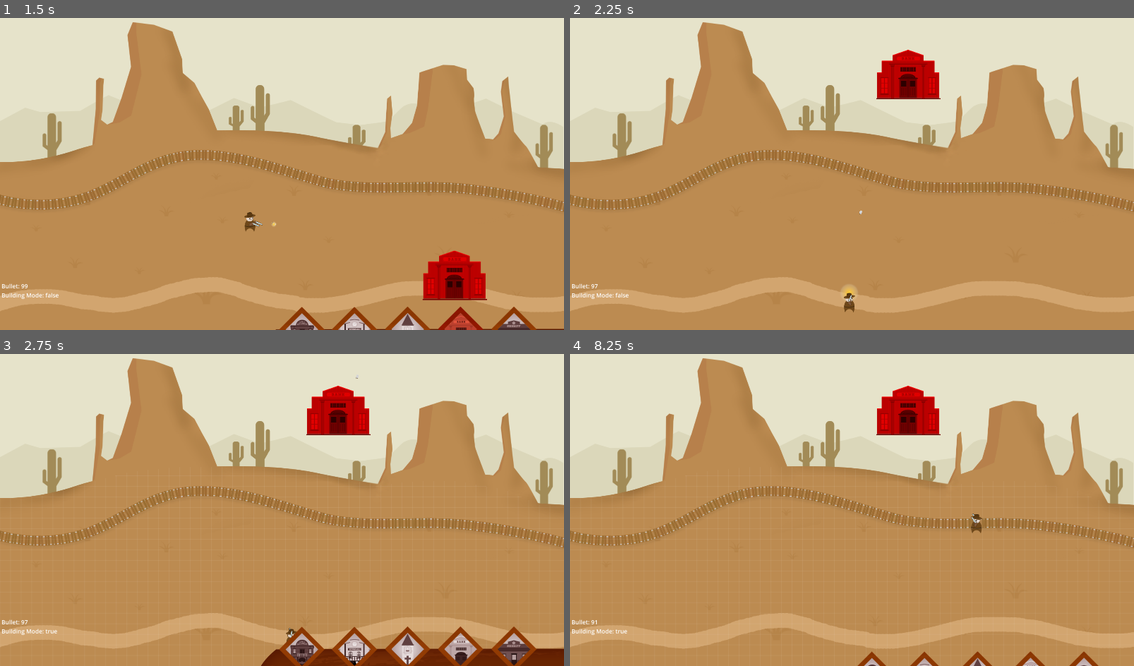
Above: before the commit, frames 1-4 (two rows, left to right).
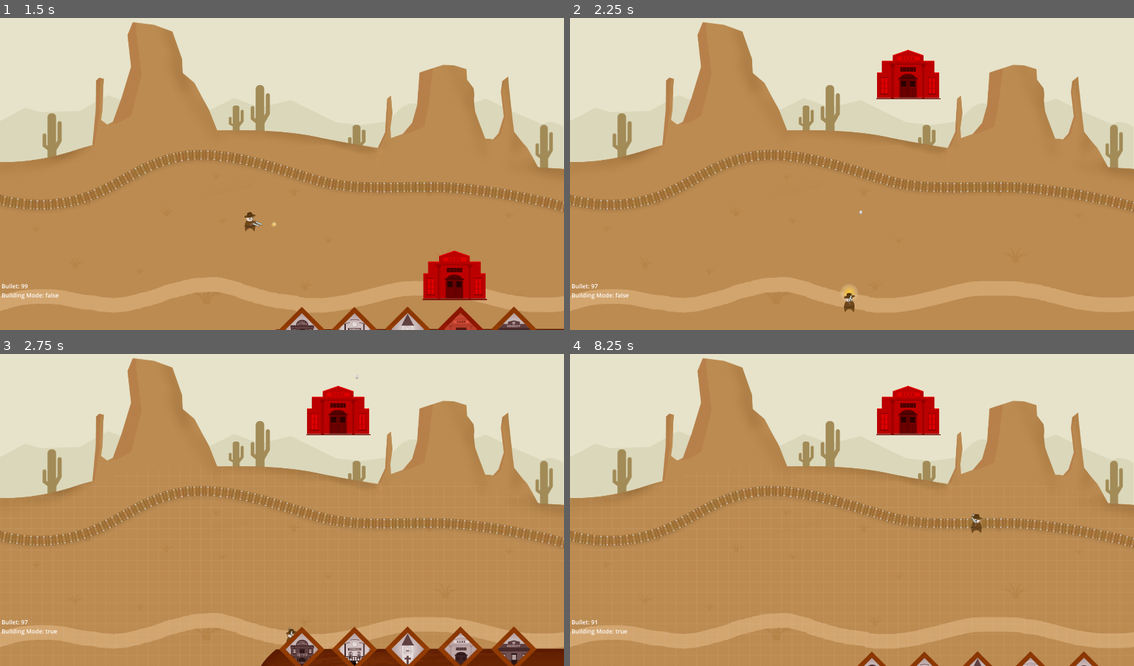
Above: after the commit, the same moments.

Repository: realfirat/A-Simple-Wild-West-Game
Game: Godot game, scene res://scenes/main.tscn
The game is run twice, just before and just after one commit, with the same random seed, the same clock (stepped at 60 frames per second) and the same inputs.
Inputs (mouse positions are in pixels of both pictures, inside the frame that each line leads up to):
- Up to frame 1 (1.5 s): tap Enter at 0.5 s; move the mouse to (406, 155) at 0.52 s; hold D (go_right) 0.53-1.28 s; tap E (build_mode) at 0.6, 1.35 s; click (406, 155) at 0.67 s; move the mouse to (462, 308) at 1.27 s; hold S (go_down) from 1.28 s (still down); click (462, 308) at 1.42 s
- Up to frame 2 (2.25 s): move the mouse to (908, 102) at 2.02 s; release S (go_down) at 2.03 s; press the mouse at (908, 102) at 2.03 s; hold D (go_right) from 2.03 s (still down)
- Up to frame 3 (2.75 s): keep holding D (go_right); tap E (build_mode) at 2.3 s
- Up to frame 4 (8.25 s): move the mouse to (1111, 650) at 2.77 s; release D (go_right) at 2.78 s; release the mouse at (1111, 650) at 2.78 s; hold W (go_up) 2.78-3.53 s; tap E (build_mode) at 2.85, 3.6, 4.55, 5.1, 5.85, 6.8, 7.35, 8.1 s; click (1111, 650) at 2.92 s; move the mouse to (1021, 553) at 3.52 s; hold A (go_left) 3.53-5.03 s; click (1021, 553) at 3.67 s; move the mouse to (1009, 644) at 4.27 s; click (1009, 644) at 4.35 s; move the mouse to (880, 506) at 5.02 s; hold S (go_down) 5.03-5.78 s; click (880, 506) at 5.17 s; move the mouse to (1060, 644) at 5.77 s; hold D (go_right) 5.78-6.53 s; click (1060, 644) at 5.92 s; move the mouse to (976, 491) at 6.52 s; press the mouse at (976, 491) at 6.53 s; hold W (go_up) 6.53-7.28 s; move the mouse to (739, 522) at 7.27 s; release the mouse at (739, 522) at 7.28 s; hold D (go_right) 7.28-8.03 s; click (739, 522) at 7.42 s; move the mouse to (908, 438) at 8.02 s; hold S (go_down) from 8.03 s (still down); click (908, 438) at 8.17 s

Frame 1 is identical in both runs. In frame 2, less than 0.1% of the frame differs, in the area x 54-66%, y 10-26%; in frame 3, less than 0.1%; in frame 4, less than 0.1%.

Commit message:
building placement son hali

Diff:
--- a/scenes/bank.tscn
+++ b/scenes/bank.tscn
@@ -1,8 +1,18 @@
-[gd_scene load_steps=2 format=3 uid="uid://b5sqde6um2xkv"]
+[gd_scene load_steps=6 format=3 uid="uid://b5sqde6um2xkv"]
 
+[ext_resource type="Script" path="res://scripts/bank.gd" id="1_8m8gy"]
 [ext_resource type="Texture2D" uid="uid://cvycur0rehjb7" path="res://assets/_0009_Bank.png" id="1_dv4lw"]
+[ext_resource type="Texture2D" uid="uid://cbakw5encpbwt" path="res://assets/duman.png" id="2_h5vkh"]
+
+[sub_resource type="Curve" id="Curve_0d6vj"]
+_data = [Vector2(0.00396825, 1), 0.0, 0.190521, 0, 0, Vector2(0.68254, 1), 0.0, 0.0, 0, 0, Vector2(0.996032, 0), 0.0, 0.0, 0, 0]
+point_count = 3
+
+[sub_resource type="Gradient" id="Gradient_2d6p8"]
+colors = PackedColorArray(1, 1, 1, 1, 1, 1, 1, 0)
 
 [node name="b_bank" type="StaticBody2D"]
+script = ExtResource("1_8m8gy")
 
 [node name="CollisionPolygon2D" type="CollisionPolygon2D" parent="."]
 position = Vector2(0, -83.6)
@@ -12,3 +22,31 @@
 position = Vector2(0, 0.399994)
 texture = ExtResource("1_dv4lw")
 offset = Vector2(0, -84)
+
+[node name="smoke" type="CPUParticles2D" parent="."]
+emitting = false
+amount = 3
+lifetime = 1.5
+one_shot = true
+speed_scale = 2.0
+explosiveness = 0.15
+randomness = 0.21
+lifetime_randomness = 0.15
+texture = ExtResource("2_h5vkh")
+gravity = Vector2(-300, 0)
+scale_amount_curve = SubResource("Curve_0d6vj")
+color_ramp = SubResource("Gradient_2d6p8")
+
+[node name="smoke2" type="CPUParticles2D" parent="."]
+emitting = false
+amount = 3
+lifetime = 1.5
+one_shot = true
+speed_scale = 2.0
+explosiveness = 0.15
+randomness = 0.21
+lifetime_randomness = 0.15
+texture = ExtResource("2_h5vkh")
+gravity = Vector2(300, 0)
+scale_amount_curve = SubResource("Curve_0d6vj")
+color_ramp = SubResource("Gradient_2d6p8")
--- a/scenes/church.tscn
+++ b/scenes/church.tscn
@@ -1,8 +1,18 @@
-[gd_scene load_steps=2 format=3 uid="uid://xfsnceor6dyd"]
+[gd_scene load_steps=6 format=3 uid="uid://xfsnceor6dyd"]
 
+[ext_resource type="Script" path="res://scripts/church.gd" id="1_1boln"]
 [ext_resource type="Texture2D" uid="uid://cwxdqdbecjv5q" path="res://assets/_0010_Church.png" id="1_82nr4"]
+[ext_resource type="Texture2D" uid="uid://cbakw5encpbwt" path="res://assets/duman.png" id="3_6sno5"]
+
+[sub_resource type="Curve" id="Curve_rydcy"]
+_data = [Vector2(0.00396825, 1), 0.0, 0.190521, 0, 0, Vector2(0.68254, 1), 0.0, 0.0, 0, 0, Vector2(0.996032, 0), 0.0, 0.0, 0, 0]
+point_count = 3
+
+[sub_resource type="Gradient" id="Gradient_0yo08"]
+colors = PackedColorArray(1, 1, 1, 1, 1, 1, 1, 0)
 
 [node name="b_church" type="StaticBody2D"]
+script = ExtResource("1_1boln")
 
 [node name="CollisionPolygon2D" type="CollisionPolygon2D" parent="."]
 polygon = PackedVector2Array(-104, 0, -104, -205, -77, -258, -47, -203, -47, -111, 82, -111, 105, -54, 105, 0)
@@ -10,3 +20,31 @@
 [node name="Sprite2D" type="Sprite2D" parent="."]
 texture = ExtResource("1_82nr4")
 offset = Vector2(0, -129)
+
+[node name="smoke" type="CPUParticles2D" parent="."]
+emitting = false
+amount = 3
+lifetime = 1.5
+one_shot = true
+speed_scale = 2.0
+explosiveness = 0.15
+randomness = 0.21
+lifetime_randomness = 0.15
+texture = ExtResource("3_6sno5")
+gravity = Vector2(-300, 0)
+scale_amount_curve = SubResource("Curve_rydcy")
+color_ramp = SubResource("Gradient_0yo08")
+
+[node name="smoke2" type="CPUParticles2D" parent="."]
+emitting = false
+amount = 3
+lifetime = 1.5
+one_shot = true
+speed_scale = 2.0
+explosiveness = 0.15
+randomness = 0.21
+lifetime_randomness = 0.15
+texture = ExtResource("3_6sno5")
+gravity = Vector2(300, 0)
+scale_amount_curve = SubResource("Curve_rydcy")
+color_ramp = SubResource("Gradient_0yo08")
--- a/scenes/saloon.tscn
+++ b/scenes/saloon.tscn
@@ -1,11 +1,53 @@
-[gd_scene load_steps=2 format=3 uid="uid://cch2xqdea1kg0"]
+[gd_scene load_steps=6 format=3 uid="uid://cch2xqdea1kg0"]
 
+[ext_resource type="Script" path="res://scripts/saloon.gd" id="1_ohpi6"]
 [ext_resource type="Texture2D" uid="uid://dcnerpsy7vbjj" path="res://assets/_0012_Salon.png" id="1_ymarl"]
+[ext_resource type="Texture2D" uid="uid://cbakw5encpbwt" path="res://assets/duman.png" id="3_qeii6"]
+
+[sub_resource type="Curve" id="Curve_ir0fi"]
+_data = [Vector2(0.00396825, 1), 0.0, 0.190521, 0, 0, Vector2(0.68254, 1), 0.0, 0.0, 0, 0, Vector2(0.996032, 0), 0.0, 0.0, 0, 0]
+point_count = 3
+
+[sub_resource type="Gradient" id="Gradient_7o8qk"]
+colors = PackedColorArray(1, 1, 1, 1, 1, 1, 1, 0)
 
 [node name="b_saloon" type="StaticBody2D"]
+script = ExtResource("1_ohpi6")
 
 [node name="CollisionPolygon2D" type="CollisionPolygon2D" parent="."]
 polygon = PackedVector2Array(-86, 102, -85, -60, -47, -60, -42, -78, -26, -95, 0, -102, 28, -94, 41, -80, 47, -60, 85, -60, 86, 102)
 
 [node name="Sprite2D" type="Sprite2D" parent="."]
+position = Vector2(0, 102)
 texture = ExtResource("1_ymarl")
+offset = Vector2(0, -102)
+
+[node name="smoke" type="CPUParticles2D" parent="."]
+position = Vector2(0, 102)
+emitting = false
+amount = 3
+lifetime = 1.5
+one_shot = true
+speed_scale = 2.0
+explosiveness = 0.15
+randomness = 0.21
+lifetime_randomness = 0.15
+texture = ExtResource("3_qeii6")
+gravity = Vector2(-300, 0)
+scale_amount_curve = SubResource("Curve_ir0fi")
+color_ramp = SubResource("Gradient_7o8qk")
+
+[node name="smoke2" type="CPUParticles2D" parent="."]
+position = Vector2(0, 102)
+emitting = false
+amount = 3
+lifetime = 1.5
+one_shot = true
+speed_scale = 2.0
+explosiveness = 0.15
+randomness = 0.21
+lifetime_randomness = 0.15
+texture = ExtResource("3_qeii6")
+gravity = Vector2(300, 0)
+scale_amount_curve = SubResource("Curve_ir0fi")
+color_ramp = SubResource("Gradient_7o8qk")
--- a/scenes/sheriffoffice.tscn
+++ b/scenes/sheriffoffice.tscn
@@ -1,8 +1,18 @@
-[gd_scene load_steps=2 format=3 uid="uid://lf4el2p01jvk"]
+[gd_scene load_steps=6 format=3 uid="uid://lf4el2p01jvk"]
 
+[ext_resource type="Script" path="res://scripts/sheriffoffice.gd" id="1_mxa3f"]
 [ext_resource type="Texture2D" uid="uid://smru7qg678du" path="res://assets/_0008_Sheriff-Office.png" id="1_oxrst"]
+[ext_resource type="Texture2D" uid="uid://cbakw5encpbwt" path="res://assets/duman.png" id="3_gqote"]
+
+[sub_resource type="Curve" id="Curve_xcy8d"]
+_data = [Vector2(0.00396825, 1), 0.0, 0.190521, 0, 0, Vector2(0.68254, 1), 0.0, 0.0, 0, 0, Vector2(0.996032, 0), 0.0, 0.0, 0, 0]
+point_count = 3
+
+[sub_resource type="Gradient" id="Gradient_glc3n"]
+colors = PackedColorArray(1, 1, 1, 1, 1, 1, 1, 0)
 
 [node name="b_sheriffoffice" type="StaticBody2D"]
+script = ExtResource("1_mxa3f")
 
 [node name="CollisionPolygon2D" type="CollisionPolygon2D" parent="."]
 polygon = PackedVector2Array(81, -1, -80, -1, -80, -70, -85, -70, -78, -86, -72, -86, -72, -103, -27, -103, -27, -113, 0, -120, 27, -113, 27, -103, 73, -103, 73, -86, 78, -86, 86, -70, 81, -70)
@@ -11,3 +21,31 @@
 position = Vector2(0, -1)
 texture = ExtResource("1_oxrst")
 offset = Vector2(0, -59)
+
+[node name="smoke" type="CPUParticles2D" parent="."]
+emitting = false
+amount = 3
+lifetime = 1.5
+one_shot = true
+speed_scale = 2.0
+explosiveness = 0.15
+randomness = 0.21
+lifetime_randomness = 0.15
+texture = ExtResource("3_gqote")
+gravity = Vector2(-300, 0)
+scale_amount_curve = SubResource("Curve_xcy8d")
+color_ramp = SubResource("Gradient_glc3n")
+
+[node name="smoke2" type="CPUParticles2D" parent="."]
+emitting = false
+amount = 3
+lifetime = 1.5
+one_shot = true
+speed_scale = 2.0
+explosiveness = 0.15
+randomness = 0.21
+lifetime_randomness = 0.15
+texture = ExtResource("3_gqote")
+gravity = Vector2(300, 0)
+scale_amount_curve = SubResource("Curve_xcy8d")
+color_ramp = SubResource("Gradient_glc3n")
--- a/scenes/townhall.tscn
+++ b/scenes/townhall.tscn
@@ -1,8 +1,18 @@
-[gd_scene load_steps=2 format=3 uid="uid://nqb8e1pa4xom"]
+[gd_scene load_steps=6 format=3 uid="uid://nqb8e1pa4xom"]
 
 [ext_resource type="Texture2D" uid="uid://bw7xbppioa0rd" path="res://assets/_0011_Town-Hall.png" id="1_i4erq"]
+[ext_resource type="Script" path="res://scripts/townhall.gd" id="1_ip783"]
+[ext_resource type="Texture2D" uid="uid://cbakw5encpbwt" path="res://assets/duman.png" id="2_fr0dv"]
+
+[sub_resource type="Curve" id="Curve_mh8rk"]
+_data = [Vector2(0.00396825, 1), 0.0, 0.190521, 0, 0, Vector2(0.68254, 1), 0.0, 0.0, 0, 0, Vector2(0.996032, 0), 0.0, 0.0, 0, 0]
+point_count = 3
+
+[sub_resource type="Gradient" id="Gradient_ayg2j"]
+colors = PackedColorArray(1, 1, 1, 1, 1, 1, 1, 0)
 
 [node name="b_townhall" type="StaticBody2D"]
+script = ExtResource("1_ip783")
 
 [node name="Sprite2D" type="Sprite2D" parent="."]
 texture = ExtResource("1_i4erq")
@@ -10,3 +20,31 @@
 
 [node name="CollisionPolygon2D" type="CollisionPolygon2D" parent="."]
 polygon = PackedVector2Array(-113, 0, -113, -158, -88, -158, -88, -192, -29, -205, -29, -220, 0, -225, 29, -220, 29, -206, 88, -191, 89, -159, 113, -159, 113, 0)
+
+[node name="smoke" type="CPUParticles2D" parent="."]
+emitting = false
+amount = 3
+lifetime = 1.5
+one_shot = true
+speed_scale = 2.0
+explosiveness = 0.15
+randomness = 0.21
+lifetime_randomness = 0.15
+texture = ExtResource("2_fr0dv")
+gravity = Vector2(-300, 0)
+scale_amount_curve = SubResource("Curve_mh8rk")
+color_ramp = SubResource("Gradient_ayg2j")
+
+[node name="smoke2" type="CPUParticles2D" parent="."]
+emitting = false
+amount = 3
+lifetime = 1.5
+one_shot = true
+speed_scale = 2.0
+explosiveness = 0.15
+randomness = 0.21
+lifetime_randomness = 0.15
+texture = ExtResource("2_fr0dv")
+gravity = Vector2(300, 0)
+scale_amount_curve = SubResource("Curve_mh8rk")
+color_ramp = SubResource("Gradient_ayg2j")
--- /dev/null
+++ b/scripts/bank.gd
@@ -0,0 +1,6 @@
+extends StaticBody2D
+
+func _ready():
+	$smoke.emitting = true
+	$smoke2.emitting = true
+	global_variables.is_a_building_selected = 0
--- /dev/null
+++ b/scripts/church.gd
@@ -0,0 +1,6 @@
+extends StaticBody2D
+
+func _ready():
+	$smoke.emitting = true
+	$smoke2.emitting = true
+	global_variables.is_a_building_selected = 0
--- a/scripts/global_variables.gd
+++ b/scripts/global_variables.gd
@@ -2,3 +2,4 @@
 
 var bullet = 100
 var is_build_mode = false
+var is_a_building_selected = 0
--- a/scripts/ikon_bank.gd
+++ b/scripts/ikon_bank.gd
@@ -11,6 +11,7 @@
 
 
 func _on_area_2d_input_event(viewport, event, shape_idx):
-	if event is InputEventMouseButton:
+	if event is InputEventMouseButton and global_variables.is_a_building_selected == 0:
+		global_variables.is_a_building_selected = 1
 		var building = building_bank.instantiate()
 		$"../../../building_layer".add_child(building)
--- a/scripts/ikon_church.gd
+++ b/scripts/ikon_church.gd
@@ -11,6 +11,7 @@
 
 
 func _on_area_2d_input_event(viewport, event, shape_idx):
-	if event is InputEventMouseButton:
+	if event is InputEventMouseButton and global_variables.is_a_building_selected == 0:
+		global_variables.is_a_building_selected = 1
 		var building = building_church.instantiate()
 		$"../../../building_layer".add_child(building)
--- a/scripts/ikon_saloon.gd
+++ b/scripts/ikon_saloon.gd
@@ -11,6 +11,7 @@
 
 
 func _on_area_2d_input_event(viewport, event, shape_idx):
-	if event is InputEventMouseButton:
+	if event is InputEventMouseButton and global_variables.is_a_building_selected == 0:
+		global_variables.is_a_building_selected = 1
 		var building = building_saloon.instantiate()
 		$"../../../building_layer".add_child(building)
--- a/scripts/ikon_sheriff.gd
+++ b/scripts/ikon_sheriff.gd
@@ -11,6 +11,7 @@
 
 
 func _on_area_2d_input_event(viewport, event, shape_idx):
-	if event is InputEventMouseButton:
+	if event is InputEventMouseButton and global_variables.is_a_building_selected == 0:
+		global_variables.is_a_building_selected = 1
 		var building = building_sheriff.instantiate()
 		$"../../../building_layer".add_child(building)
--- a/scripts/ikon_townhall.gd
+++ b/scripts/ikon_townhall.gd
@@ -11,6 +11,7 @@
 
 
 func _on_area_2d_input_event(viewport, event, shape_idx):
-	if event is InputEventMouseButton:
+	if event is InputEventMouseButton and global_variables.is_a_building_selected == 0:
+		global_variables.is_a_building_selected = 1
 		var building = building_townhall.instantiate()
 		$"../../../building_layer".add_child(building)
--- a/scripts/main.gd
+++ b/scripts/main.gd
@@ -17,6 +17,7 @@
 			if ready_to_change_cursor:
 				Input.set_custom_mouse_cursor(aim, 0, Vector2(25, 25))
 				ready_to_change_cursor = false
+				global_variables.is_a_building_selected = 0
 		else:
 			$UI/building_grid.visible = true
 			if ready_to_change_cursor:
--- /dev/null
+++ b/scripts/saloon.gd
@@ -0,0 +1,6 @@
+extends StaticBody2D
+
+func _ready():
+	$smoke.emitting = true
+	$smoke2.emitting = true
+	global_variables.is_a_building_selected = 0
--- /dev/null
+++ b/scripts/sheriffoffice.gd
@@ -0,0 +1,6 @@
+extends StaticBody2D
+
+func _ready():
+	$smoke.emitting = true
+	$smoke2.emitting = true
+	global_variables.is_a_building_selected = 0
--- /dev/null
+++ b/scripts/townhall.gd
@@ -0,0 +1,6 @@
+extends StaticBody2D
+
+func _ready():
+	$smoke.emitting = true
+	$smoke2.emitting = true
+	global_variables.is_a_building_selected = 0
Binary file added: assets/duman.png
Not shown, added: assets/duman.png.import
